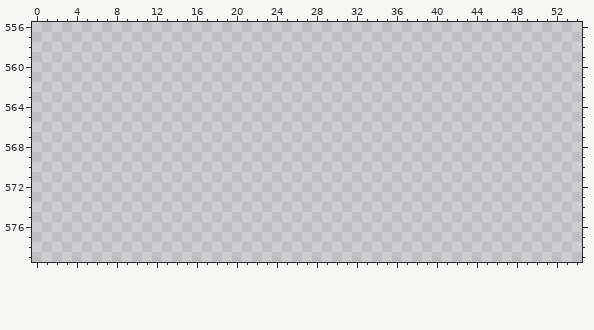
A pixel-art file gets an edit: Leore/Content/effects.aseprite. The first picture shows the starting point.
320x640 pixels, 1 frame. Colours within 5 levels of each other are drawn and written as one. Shown: x 0..54, y 556..579. The commit also changed other parts of the picture, which this record leaves out.
Once edited:
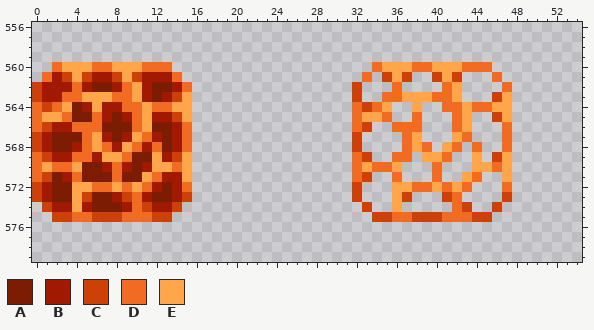
Palette (. is transparent): A #7c1c03  B #a01900  C #cd4007  D #f16b22  E #ffa64a
From old to new:
y 560: x 2..13 ............ -> DEEEDDEEEDDD; x 34..45 ............ -> DEEEDDEEEDDD
y 561: x 1..14 .............. -> DBCECBBCECBBBD; x 33 . -> D; x 35..37 ... -> CEC; x 40..42 ... -> CEC; x 46 . -> D
y 562: x 0..15 ................ -> CBBBDBAABDEBAABD; x 32 . -> C; x 36 . -> D; x 41..42 .. -> DE; x 47 . -> D
y 563: x 0..15 ................ -> CBBDDEEEDDEBABCE; x 32 . -> C; x 35..42 ........ -> DDEEEDDE; x 46..47 .. -> CE
y 564: x 0..15 ................ -> DCDEABEBBDDEDDEE; x 32..35 .... -> DCDE; x 38 . -> E; x 41..47 ....... -> DDEDDEE
y 565: x 0..15 ................ -> DEEDAADBABDEBBCE; x 32..35 .... -> DEED; x 38 . -> D; x 42..43 .. -> DE; x 46..47 .. -> CE
y 566: x 0..15 ................ -> DCBBDDDAAADEAABD; x 32..33 .. -> DC; x 36..38 ... -> DDD; x 42..43 .. -> DE; x 47 . -> D
y 567: x 0..15 ................ -> CBAAADEBABEDBABD; x 32 . -> C; x 37..38 .. -> DE; x 42..43 .. -> ED; x 47 . -> D
y 568: x 0..15 ................ -> CBAABDEDBEDBDABD; x 32 . -> C; x 37..39 ... -> DED; x 41..42 .. -> ED; x 44 . -> D; x 47 . -> D
y 569: x 0..15 ................ -> DCBBDDBEEDAAEBCE; x 32..33 .. -> DC; x 36..37 .. -> DD; x 39..41 ... -> EED; x 44 . -> E; x 46..47 .. -> CE
y 570: x 0..15 ................ -> DEDDEAABDBABEEDE; x 32..36 ..... -> DEDDE; x 40 . -> D; x 44..47 .... -> EEDE
y 571: x 0..15 ................ -> DCABDAAADAAEDBBE; x 32..33 .. -> DC; x 36 . -> D; x 40 . -> D; x 43..44 .. -> ED; x 47 . -> E
y 572: x 0..15 ................ -> CBAAEEDDEDEDBABD; x 32 . -> C; x 36..43 ........ -> EEDDEDED; x 47 . -> D
y 573: x 0..15 ................ -> CBAAECAABCDBAABC; x 32 . -> C; x 36..37 .. -> EC; x 41..42 .. -> CD; x 47 . -> C
y 574: x 1..14 .............. -> CBBEBAAABDCBBC; x 33 . -> C; x 36 . -> E; x 42..43 .. -> DC; x 46 . -> C
y 575: x 2..13 ............ -> CCDDCCCDDDCC; x 34..45 ............ -> CCDDCCCDDDCC
Where, in picture pixels (left, top, right, bottom), the same in both pictures:
added: (32, 62, 192, 222)
added: (352, 62, 512, 222)
